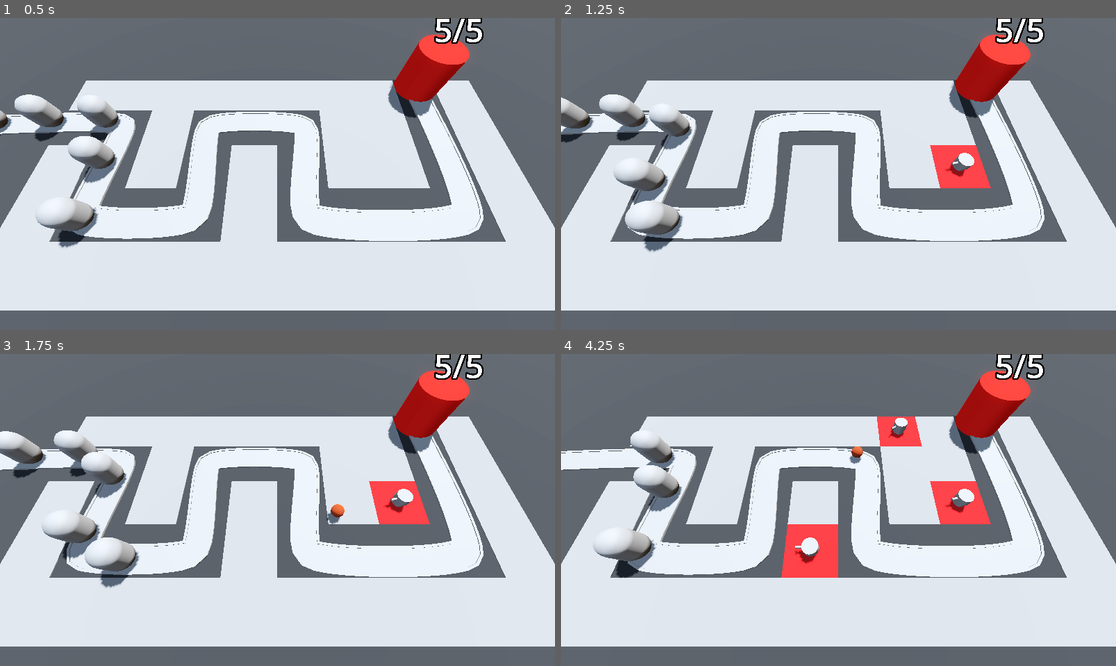
Above: before the commit, frames 1-4 (two rows, left to right).
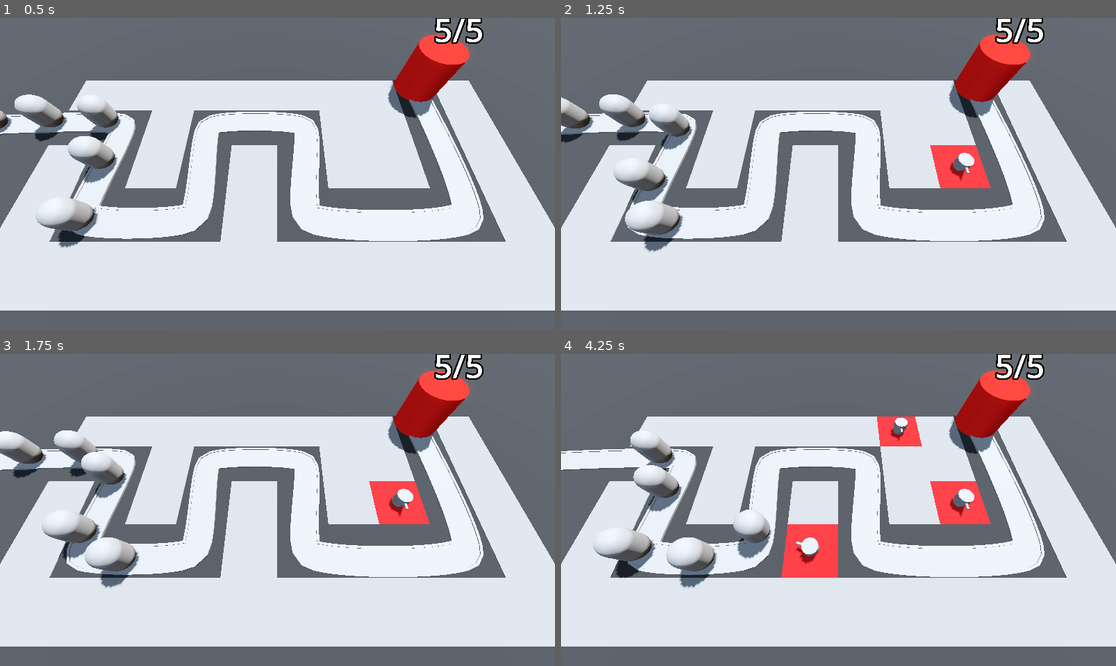
Above: after the commit, the same moments.

Repository: AllanSechrist/BarbarianBlaster
Game: Godot game, scene res://BaseLevel.tscn
The game is run twice, just before and just after one commit, with the same random seed, the same clock (stepped at 60 frames per second) and the same inputs.
Inputs (mouse positions are in pixels of both pictures, inside the frame that each line leads up to):
- Up to frame 1 (0.5 s): no input
- Up to frame 2 (1.25 s): move the mouse to (960, 158) at 0.52 s; press the mouse at (960, 158) at 0.53 s
- Up to frame 3 (1.75 s): move the mouse to (166, 525) at 1.27 s; release the mouse at (166, 525) at 1.28 s; click (166, 525) at 1.35 s
- Up to frame 4 (4.25 s): move the mouse to (894, 441) at 2.02 s; press the mouse at (894, 441) at 2.03 s; move the mouse to (810, 572) at 2.77 s; release the mouse at (810, 572) at 2.78 s; click (810, 572) at 2.85 s; move the mouse to (1005, 556) at 3.52 s; press the mouse at (1005, 556) at 3.53 s

Frame 1 is identical in both runs. In frame 2, less than 0.1% of the frame differs, in the area x 69-74%, y 45-53%; in frame 3, 0.2%; in frame 4, 1.6%, in the area x 18-74%, y 22-76%.

Commit message:
Add turret range and enemy auto targeting to turret

Diff:
--- a/Turret/turret.gd
+++ b/Turret/turret.gd
@@ -1,15 +1,32 @@
 extends Node3D
 
 @export var projectile: PackedScene
+@export var turret_range := 10.0
 @onready var turret_top: MeshInstance3D = $TurretBase/TurretTop
 var enemy_path: Path3D
+var target: PathFollow3D
 
 func _physics_process(delta: float) -> void:
-	var enemy = enemy_path.get_children().back()
-	look_at(enemy.global_position, Vector3.UP, true)
+	target = find_best_target()
+	if target:
+		look_at(target.global_position, Vector3.UP, true)
 
 func _on_timer_timeout() -> void:
-	var shot = projectile.instantiate()
-	add_child(shot)
-	shot.global_position = turret_top.global_position
-	shot.direction = global_transform.basis.z
+	if target:
+		var shot = projectile.instantiate()
+		add_child(shot)
+		shot.global_position = turret_top.global_position
+		shot.direction = global_transform.basis.z
+
+func find_best_target() -> PathFollow3D:
+	var best_target = null
+	var best_progress = 0
+	for enemy in enemy_path.get_children():
+		if enemy is PathFollow3D:
+			var distance := global_position.distance_to(enemy.global_position)
+			if distance <= turret_range:
+				if enemy.progress > best_progress:
+					best_target = enemy
+					best_progress = enemy.progress
+
+	return best_target
